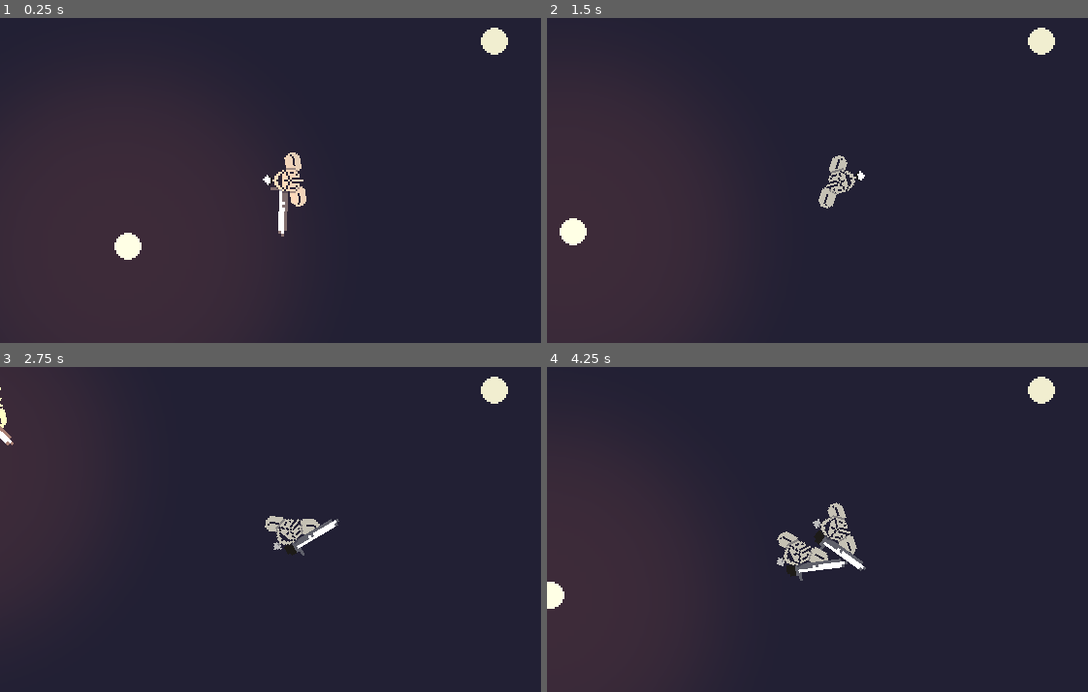
Above: before the commit, frames 1-4 (two rows, left to right).
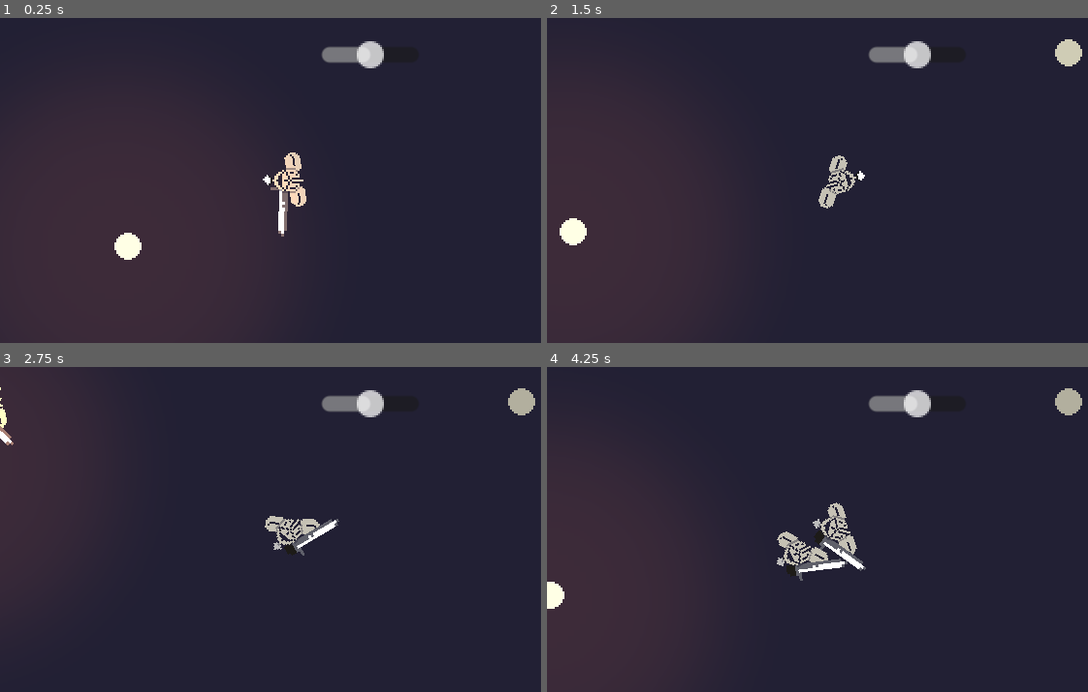
Above: after the commit, the same moments.

Repository: BGuerrero825/Medieval-Brawler
Game: Godot game, scene res://test.tscn
Two runs of this game, one before a commit and one after it. Both use one fixed random seed, a clock stepped at 60 frames per second and the inputs below.
Inputs (mouse positions are in pixels of both pictures, inside the frame that each line leads up to):
- Up to frame 1 (0.25 s): no input
- Up to frame 2 (1.5 s): move the mouse to (963, 164) at 0.52 s; press the mouse at (963, 164) at 0.53 s; hold D (move_right) 0.53-1.28 s; move the mouse to (720, 196) at 1.27 s; release the mouse at (720, 196) at 1.28 s; hold S (move_down) from 1.28 s (still down); right-click (720, 196) at 1.35 s
- Up to frame 3 (2.75 s): move the mouse to (351, 458) at 2.02 s; release S (move_down) at 2.03 s; press the mouse at (351, 458) at 2.03 s; hold D (move_right) from 2.03 s (still down)
- Up to frame 4 (4.25 s): move the mouse to (806, 594) at 2.77 s; release D (move_right) at 2.78 s; release the mouse at (806, 594) at 2.78 s; hold W (move_up) 2.78-3.53 s; right-click (806, 594) at 2.85 s; move the mouse to (1012, 578) at 3.52 s; press the mouse at (1012, 578) at 3.53 s; hold A (move_left) from 3.53 s (still down)

The runs differ from the first frame. In frame 1, 1.0% of the frame differs, in the area x 59-94%, y 2-16%; in frame 2, 1.3%, in the area x 59-99%, y 2-16%; in frame 3, 1.3%; in frame 4, 1.3%.

Commit message:
added a slider to adjust BPM in global script; boomBox audio tracks and BeatMarker animation adjust to match global BPM

Diff:
--- /dev/null
+++ b/BeatController.gd
@@ -0,0 +1,33 @@
+extends Node2D
+
+var player = null
+var beatMarker = null
+var boomBox = null
+
+# Called when the node enters the scene tree for the first time.
+func _ready():
+	# must be placed higher in node tree so that it loads before its dependent nodes
+	Global.setBeatController(self)
+
+# Called every frame. 'delta' is the elapsed time since the previous frame.
+#func _process(delta):
+#	pass
+
+func setBeatMarker(newBeatMarker):
+	beatMarker = newBeatMarker
+
+func setBoomBox(newBoomBox):
+	boomBox = newBoomBox
+
+# called by global on new beat, triggers beat dependent actions
+func update():
+	print("update beatController")
+	if beatMarker:
+		beatMarker.pulse()
+	if Global.boomBox:
+		print("boomBox path")
+		Global.boomBox.sync()
+
+func _on_h_slider_value_changed(value:float):
+	print("value changed to: ", value)
+	Global.setBpm(Global.CORE_BPM + value)
--- /dev/null
+++ b/BeatMarker.gd
@@ -0,0 +1,14 @@
+extends AnimationPlayer
+
+
+# Called when the node enters the scene tree for the first time.
+func _ready():
+	Global.beatController.setBeatMarker(self)
+
+# Called every frame. 'delta' is the elapsed time since the previous frame.
+func _process(_delta):
+	pass
+
+func pulse():
+	var playbackSpeed = 1.0 / Global.beatCadence
+	self.play("beat_fade", -1, playbackSpeed)
--- a/BoomBox.gd
+++ b/BoomBox.gd
@@ -3,13 +3,23 @@
 
 # Called when the node enters the scene tree for the first time.
 func _ready():
+	Global.setBoomBox(self)
 	$HihatDown.play()
 	$Openhat.play()
 	$Kick.play()
 	$SnareBase.play()
+	$HihatUp.play()
 	pass # Replace with function body.
 
 
 # Called every frame. 'delta' is the elapsed time since the previous frame.
-func _process(delta):
+func _process(_delta):
 	pass
+
+func sync():
+	var scale = Global.bpm / Global.CORE_BPM
+	$HihatDown.pitch_scale = scale
+	$Openhat.pitch_scale = scale
+	$Kick.pitch_scale = scale
+	$SnareBase.pitch_scale = scale
+	$HihatUp.pitch_scale = scale
--- a/code/global.gd
+++ b/code/global.gd
@@ -1,15 +1,36 @@
 extends Node
 
-var player
+const CORE_BPM = 160
+
+var player = null
+var beatMarker = null
+var boomBox = null
+var beatController = null
+
 var time := 0.0
-var beat = 0
+var bpm := 160.0
+var beatCadence := 60.0 / bpm
+var beatCount := 0
 
-func set_player(new_player):
-	player = new_player
+func setPlayer(newPlayer):
+	player = newPlayer
+
+func setBeatController(newBeatController):
+	beatController = newBeatController
+
+func setBoomBox(newBoomBox):
+	boomBox = newBoomBox
 
 func _process(delta):
+	# update global beat and dependent systems when enough time elapses
 	time += delta
-	var old_beat = beat
-	beat = int(floor(time * 3))
-	if beat != old_beat:
-		print(beat)
+	if time > beatCadence:
+		time -= beatCadence
+		beatCount += 1
+		beatController.update()
+		print(beatCount)
+
+func setBpm(newBpm: float):
+	bpm = newBpm
+	beatCadence = 60.0 / bpm
+	print("beat Cadence changed to: ", beatCadence)
--- a/code/knight.gd
+++ b/code/knight.gd
@@ -16,7 +16,7 @@
 
 func _ready():
 	animator.play("idle")
-	Global.set_player(self)
+	Global.setPlayer(self)
 
 func _process(delta):
 	# rotate player based on mouse location
@@ -73,5 +73,5 @@
 
 func debug_output():
 	#print("\n", self.get_name())
-	print("pivot: ", $pivot.rotation)
+	#print("pivot: ", $pivot.rotation)
 	pass
--- a/test.tscn
+++ b/test.tscn
@@ -6,9 +6,35 @@
 [ext_resource type="Texture2D" uid="uid://ccpclm1mvohi6" path="res://art/spot.png" id="3_xi1yj"]
 [ext_resource type="PackedScene" path="res://AI_Knight.tscn" id="4"]
 [ext_resource type="PackedScene" uid="uid://b8xbq10drbqeg" path="res://BoomBox.tscn" id="6_6lfbx"]
+[ext_resource type="Script" path="res://BeatMarker.gd" id="7_bvy47"]
+[ext_resource type="Script" path="res://BeatController.gd" id="8_2xliu"]
+
+[sub_resource type="Animation" id="Animation_avrsq"]
+resource_name = "beat_fade"
+loop_mode = 1
+tracks/0/type = "value"
+tracks/0/imported = false
+tracks/0/enabled = true
+tracks/0/path = NodePath("BeatMarker:modulate")
+tracks/0/interp = 2
+tracks/0/loop_wrap = true
+tracks/0/keys = {
+"times": PackedFloat32Array(0, 0.2, 0.6, 1),
+"transitions": PackedFloat32Array(1, 1, 1, 1),
+"update": 0,
+"values": [Color(1, 1, 1, 1), Color(1, 1, 1, 1), Color(0.501961, 0.501961, 0.501961, 0), Color(0.501961, 0.501961, 0.501961, 0)]
+}
+
+[sub_resource type="AnimationLibrary" id="AnimationLibrary_6hc14"]
+_data = {
+"beat_fade": SubResource("Animation_avrsq")
+}
 
 [node name="base" type="Node2D"]
 texture_filter = 1
+
+[node name="BeatController" type="Node2D" parent="."]
+script = ExtResource("8_2xliu")
 
 [node name="Background" type="Sprite2D" parent="."]
 position = Vector2(100, 100)
@@ -53,8 +79,29 @@
 offset_right = 248.0
 offset_bottom = 45.0
 
-[node name="TextureRect" type="TextureRect" parent="CanvasLayer/Control"]
+[node name="HSlider" type="HSlider" parent="CanvasLayer/Control"]
 layout_mode = 0
-offset_right = 14.0
-offset_bottom = 14.0
+offset_left = -82.0
+offset_top = 4.0
+offset_right = -32.0
+offset_bottom = 24.0
+min_value = -50.0
+max_value = 50.0
+ticks_on_borders = true
+
+[node name="BeatMarker" type="TextureRect" parent="CanvasLayer/Control"]
+modulate = Color(0.501961, 0.501961, 0.501961, 0)
+layout_mode = 0
+offset_left = 14.0
+offset_top = 6.0
+offset_right = 28.0
+offset_bottom = 20.0
 texture = ExtResource("2_c0jsy")
+
+[node name="AnimationPlayer" type="AnimationPlayer" parent="CanvasLayer/Control"]
+libraries = {
+"": SubResource("AnimationLibrary_6hc14")
+}
+script = ExtResource("7_bvy47")
+
+[connection signal="value_changed" from="CanvasLayer/Control/HSlider" to="BeatController" method="_on_h_slider_value_changed"]
Not shown: 1 places in test.tscn that only renumber resources
